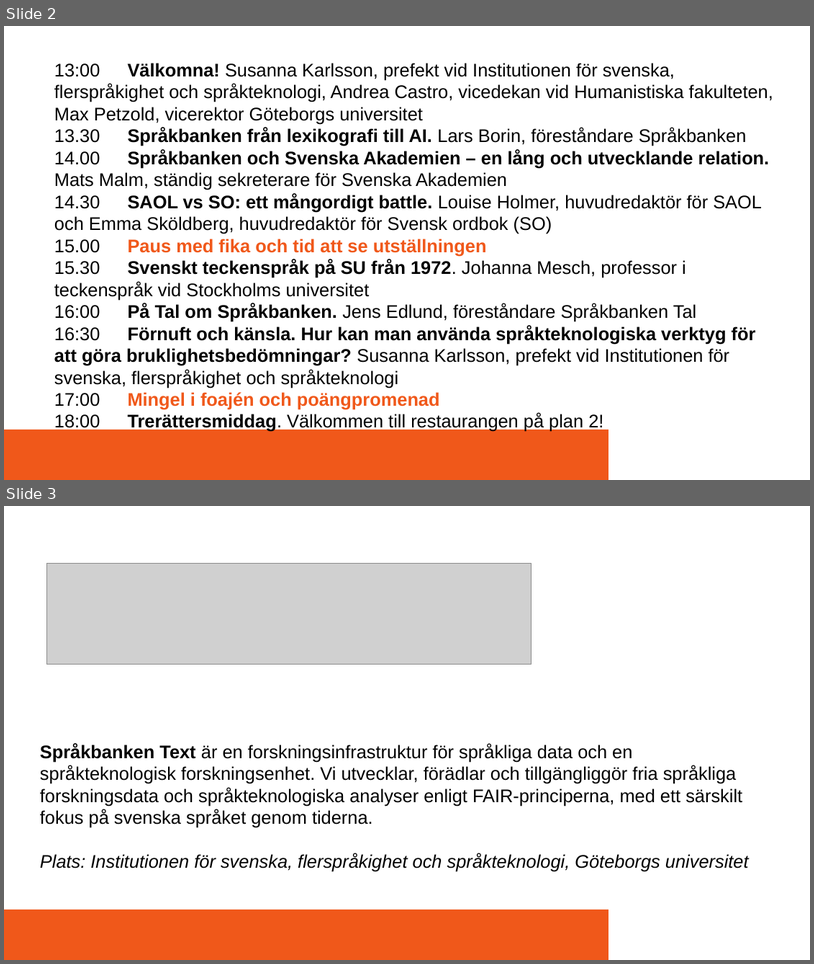
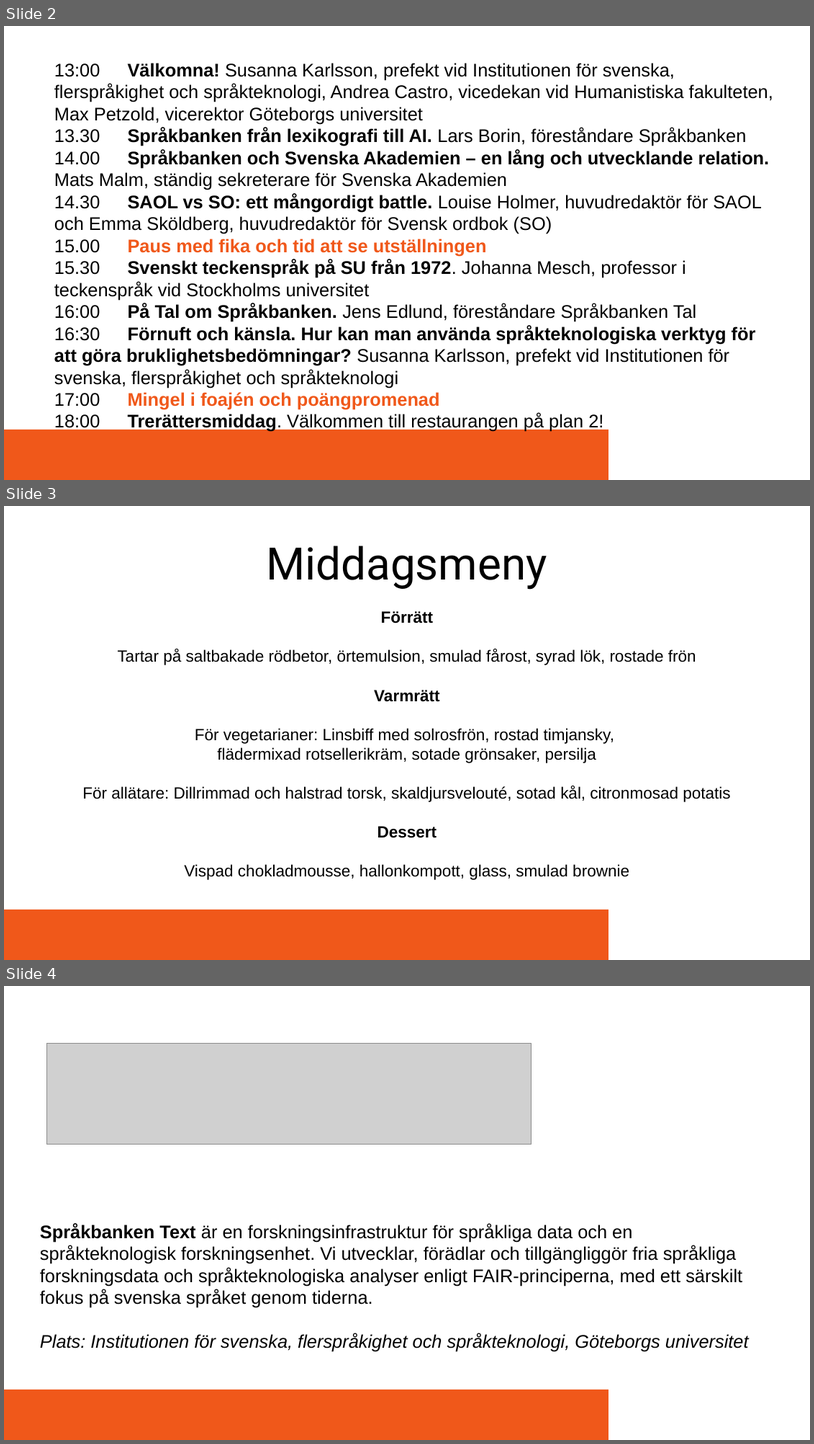
Before and after one commit to spraakbanken/communication, a slide deck: products/anniversary_2025/screen_hall_and_landscape/screen_hall.odp. Shown one above the other, each under a label of ours: slides 2 and 3 before the commit, slides 2, 3 and 4 after it. The pictures are 814x964 and 814x1444 pixels, drawn with LibreOffice and Linux fonts; fonts in the diff are those of the drawing; grey boxes stand for pictures; background and template pictures are left out. Boxes give left, top, right and bottom in pixels: in the first picture for what was removed or moved away, otherwise in the second. Text is boxed around its words. In the diff, an @@ line names an element or a change of style, - is before the commit and + after.

Commit message:
Update presentations for 18th June

```diff
--- a/products/anniversary_2025/screen_hall_and_landscape/screen_hall.odp
+++ b/products/anniversary_2025/screen_hall_and_landscape/screen_hall.odp
@@ slide 3 added at [4,506,810,960], background #FFFFFF; not listed: 1 template element that a slide beside it also shows @@
@@ title added at [266,546,548,590], 44 pt, text #000000 @@
+Middagsmeny
@@ subtitle added at [82,611,730,880], 16 pt, text #000000 @@
+Förrätt
+Tartar på saltbakade rödbetor, örtemulsion, smulad fårost, syrad lök, rostade frön
+Varmrätt
+För vegetarianer: Linsbiff med solrosfrön, rostad timjansky,
+flädermixad rotsellerikräm, sotade grönsaker, persilja
+För allätare: Dillrimmad och halstrad torsk, skaldjursvelouté, sotad kål, citronmosad potatis
+Dessert
+Vispad chokladmousse, hallonkompott, glass, smulad brownie
@@ what was slide 3 is now slide 4 @@
```
Also in this commit, not shown: 4 other files.
